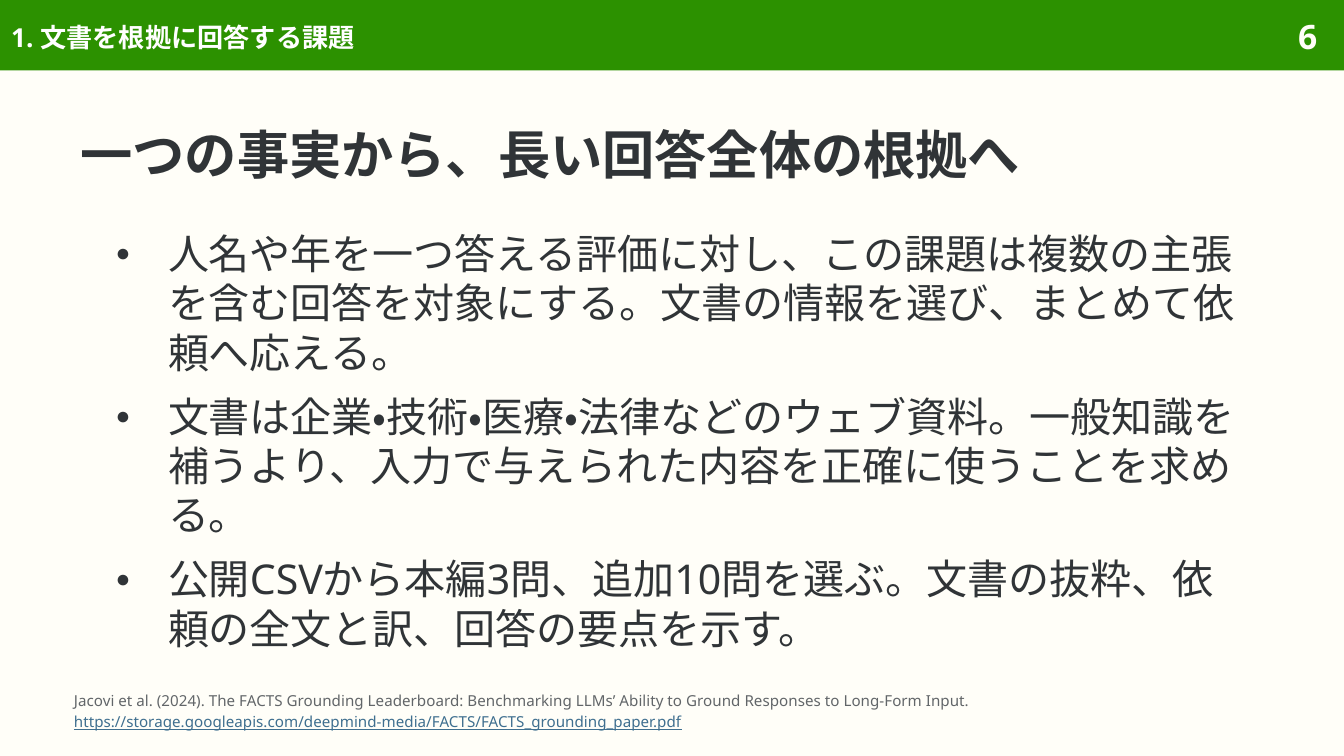
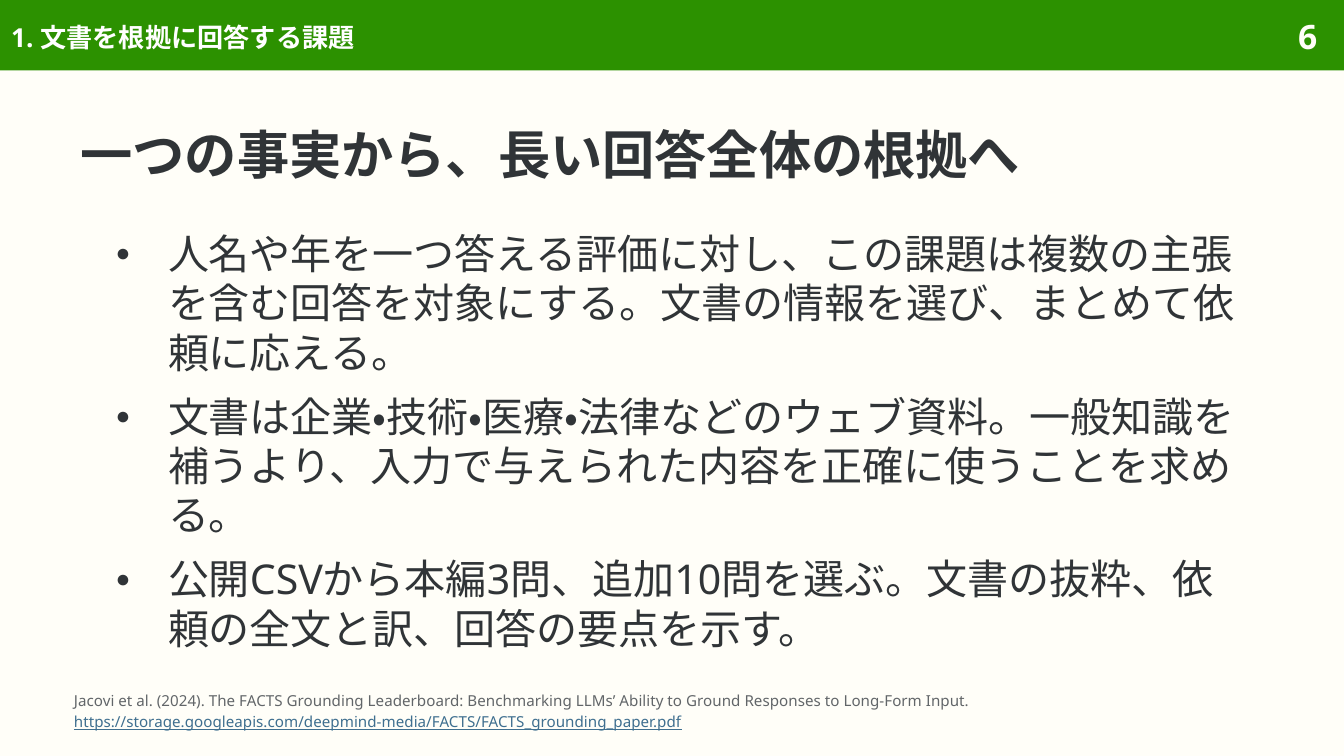
Before and after one commit to sasakiy84/datasets-in-10-minutes, a slide deck: slide 6 of slides/datasets-in-10-minutes-facts-grounding.pptx. Drawn at 1344x756 pixels with LibreOffice and Linux fonts; fonts in the diff are those of the drawing. Boxes give left, top, right and bottom in pixels: in the first picture for what was removed or moved away, otherwise in the second. Text is boxed around its words. In the diff, an @@ line names an element or a change of style, - is before the commit and + after.

```diff
--- a/slides/datasets-in-10-minutes-facts-grounding.pptx
+++ b/slides/datasets-in-10-minutes-facts-grounding.pptx
@@ text at [168,234,1234,372]: text changed @@
-● 人名や年を一つ答える評価に対し、この課題は複数の主張を含む回答を対象にする。文書の情報を選び、まとめて依頼へ応える。
+● 人名や年を一つ答える評価に対し、この課題は複数の主張を含む回答を対象にする。文書の情報を選び、まとめて依頼に応える。
```
Also in this commit, not shown: 16 other slides changed, 7 other files.
